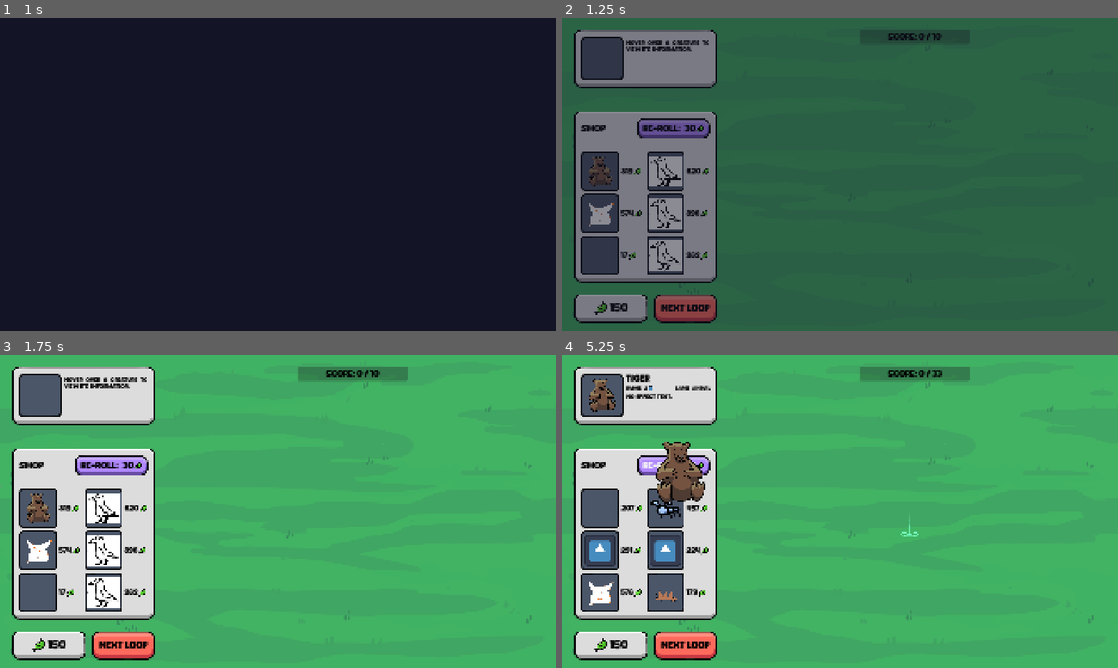
Above: before the commit, frames 1-4 (two rows, left to right).
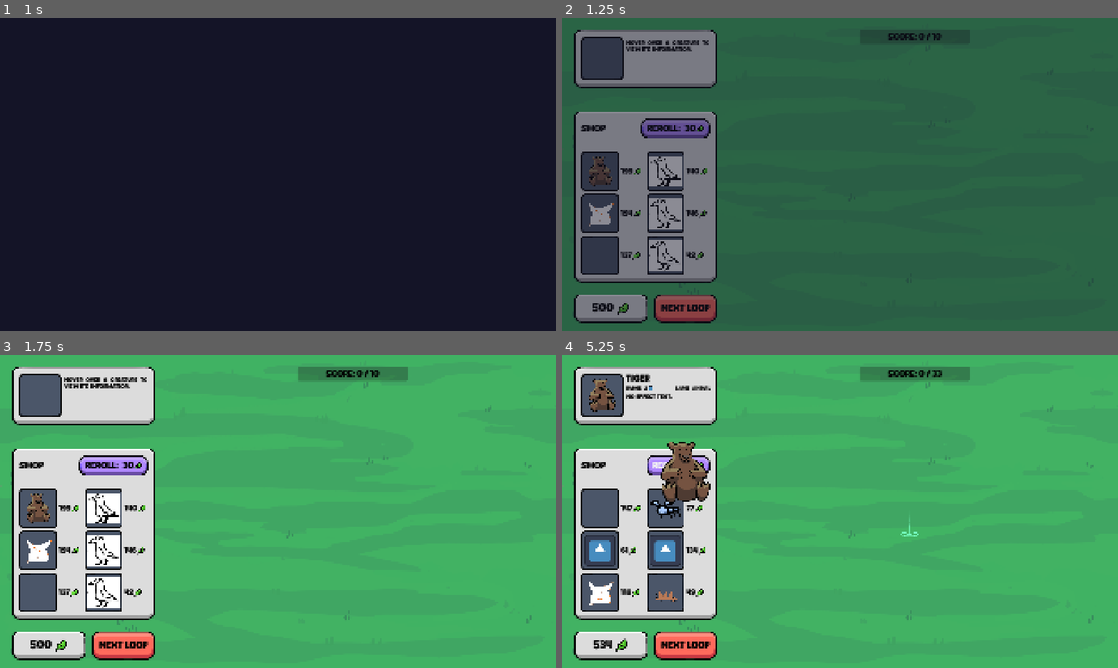
Above: after the commit, the same moments.

Repository: elliotfontaine/gmtk-2025-submission
Game: Godot game, scene res://scenes/main_menu.tscn
The game is run twice, just before and just after one commit, with the same random seed, the same clock (stepped at 60 frames per second) and the same inputs. The engine's default icon, where the game draws it, is replaced by a stand-in: a white triangle on a blue panel in a dark square.
Inputs (mouse positions are in pixels of both pictures, inside the frame that each line leads up to):
- Up to frame 1 (1 s): click "play." at 0.5 s
- Up to frame 2 (1.25 s): no input
- Up to frame 3 (1.75 s): click "RE-ROLL: 30" (after the commit: "REROLL: 30") at 1.25 s
- Up to frame 4 (5.25 s): click "Next Loop" at 2 s; click "Next Loop" at 2.75 s; click (612, 508) at 3.52 s; click "RE-ROLL: 30" (after the commit: "REROLL: 30") at 4.25 s; click "RE-ROLL: 30" (after the commit: "REROLL:36") at 5 s

Frame 1 is identical in both runs. In frame 2, 0.5% of the frame differs, in the area x 5-27%, y 32-95%; in frame 3, 0.6%; in frame 4, 1.6%, in the area x 5-27%, y 27-95%.

Commit message:
added money (#43)

Diff:
--- a/scenes/ui/shop_item.gd
+++ b/scenes/ui/shop_item.gd
@@ -1,5 +1,6 @@
 @tool
 extends Control
+class_name ShopItem
 
 signal pressed
 
--- a/scenes/ui/shop_panel.gd
+++ b/scenes/ui/shop_panel.gd
@@ -1,8 +1,10 @@
 extends PanelContainer
+class_name ShopPanel
 
-signal floating_creature_asked(species: SpeciesResource)
+signal floating_creature_asked(item:ShopItem)
 signal item_hovered(species: SpeciesResource)
 signal item_exited
+signal rerolled
 
 ## Creative for the shop means you can add any registered creature for free
 @export var creative: bool = false
@@ -11,9 +13,9 @@
 
 @onready var grid_container := %GridContainer
 @onready var sfx_click: AudioStreamPlayer = %SFX_Click
+@onready var re_roll: Button = %ReRoll
 
 const ITEM_SCENE := preload("res://scenes/ui/shop_item.tscn")
-
 
 func _ready() -> void:
 	if creative:
@@ -25,18 +27,22 @@
 		# TODO: iDK, I guess maybe it should me managed by the World Scene, since
 		# it's gonna fill it mutiple times.
 
-func _on_item_hovered(item) -> void:
+func _on_item_hovered(item:ShopItem) -> void:
 	# TODO: show "- Price" after currency count
 	item_hovered.emit(item.species)
 
-func _on_item_exited(item) -> void:
+func _on_item_exited(item:ShopItem) -> void:
 	item_exited.emit()
 
-func _on_item_pressed(item) -> void:
-	floating_creature_asked.emit(item.species)
+func _on_item_pressed(item:ShopItem) -> void:
+	floating_creature_asked.emit(item) #connected in inspector
 	sfx_click.play()
 
 func _on_re_roll_pressed() -> void:
+	rerolled.emit() #connected in inspector to world
+
+##called by world
+func do_reroll() -> void:
 	clear_items()
 	populate_shop()
 
@@ -48,7 +54,7 @@
 
 func clear_items() -> void:
 	print_debug("clear")
-	for item in grid_container.get_children():
+	for item:ShopItem in grid_container.get_children():
 		grid_container.remove_child(item)
 		item.queue_free()
 
@@ -56,7 +62,7 @@
 	var species: SpeciesResource = Constants.get_species_by_id(id)
 	var new_item: Control = ITEM_SCENE.instantiate()
 	new_item.species = species
-	new_item.price = randi_range(10,999)
+	new_item.price = randi_range(40,199)
 	add_shop_item(new_item)
 	new_item.mouse_entered.connect(_on_item_hovered.bind(new_item))
 	new_item.mouse_exited.connect(_on_item_exited.bind(new_item))
--- a/scenes/ui/shop_panel.tscn
+++ b/scenes/ui/shop_panel.tscn
@@ -10,8 +10,6 @@
 [ext_resource type="Resource" uid="uid://dodlsy8vfx76n" path="res://resources/species/crow.tres" id="7_4i0u3"]
 [ext_resource type="Resource" uid="uid://bnr020mddktae" path="res://resources/species/grass.tres" id="8_udh10"]
 [ext_resource type="Resource" uid="uid://biaj8l2hd8kum" path="res://resources/species/badger.tres" id="9_qjhny"]
-
-[sub_resource type="StyleBoxEmpty" id="StyleBoxEmpty_wxg4i"]
 
 [node name="ShopPanel" type="PanelContainer"]
 custom_minimum_size = Vector2(480, 0)
@@ -33,18 +31,15 @@
 layout_mode = 2
 text = "Shop"
 
-[node name="NegativeSpace" type="Panel" parent="VBoxContainer/Header"]
+[node name="ReRoll" type="Button" parent="VBoxContainer/Header"]
+unique_name_in_owner = true
 layout_mode = 2
-size_flags_horizontal = 3
-theme_override_styles/panel = SubResource("StyleBoxEmpty_wxg4i")
-
-[node name="ReRoll" type="Button" parent="VBoxContainer/Header"]
-layout_mode = 2
+size_flags_horizontal = 10
 focus_mode = 0
 theme_type_variation = &"SmallPurpleButton"
 theme_override_constants/h_separation = 0
 theme_override_constants/icon_max_width = 28
-text = "RE-ROLL:  30"
+text = "REROLL:  30"
 icon = ExtResource("3_g0um3")
 icon_alignment = 2
 
--- a/scenes/world.gd
+++ b/scenes/world.gd
@@ -19,6 +19,8 @@
 @onready var sfx_player: AudioStreamPlayer2D = $SFX_Player
 
 @onready var initial_camera_zoom :float = camera.zoom.x
+@onready var currency_count: Label = %CurrencyCount
+@onready var shop_panel: ShopPanel = %ShopPanel
 
 ##placeholder system: length of wait times
 var game_speed: float = 0.8
@@ -39,6 +41,7 @@
 var hovered_creature: Creature
 
 func _ready() -> void:
+	money = money #(to trigger label update)
 	next_level()
 
 ##to call whenever you affect the number of creatures in the loop
@@ -122,7 +125,10 @@
 
 	await do_on_loop_end_actions()
 
+
 	print("scored this loop: ",score_current)
+	reroll_price = 30
+	money += 50
 
 #region creature action matchers
 
@@ -544,11 +550,16 @@
 	creature_card.species = null
 	update_creature_positions(false)
 
-func _on_shop_panel_floating_creature_asked(species: SpeciesResource) -> void:
-	set_floating_creature(species)
+func _on_shop_panel_floating_creature_asked(item: ShopItem) -> void:
+	if money > item.price:
+		current_item_price = item.price
+		set_floating_creature(item.species)
+	else:
+		pass
 
 func _on_slot_pressed(index: int) -> void:
 	if floating_creature.species != null:
+		money -= current_item_price
 		add_creature(1, floating_creature.species.id, index)
 		unset_floating_creature()
 
@@ -585,3 +596,25 @@
 	)
 
 #endregion
+
+#region money management
+
+var money :int = 500:
+	set(val):
+		money = val
+		currency_count.text = str(money)
+
+var current_item_price :int = 0
+
+var reroll_price :int = 30
+
+#endregion
+
+
+func _on_shop_panel_rerolled() -> void:
+	if money > reroll_price:
+		money -= reroll_price
+		shop_panel.do_reroll()
+
+		reroll_price += (reroll_price/5)
+		shop_panel.re_roll.text = "REROLL:" + str(reroll_price)
--- a/scenes/world.tscn
+++ b/scenes/world.tscn
@@ -84,6 +84,7 @@
 theme_override_styles/panel = SubResource("StyleBoxEmpty_tlwt5")
 
 [node name="ShopPanel" parent="UI/MarginContainer/HBoxContainer/LeftSideUI" instance=ExtResource("3_aqk2v")]
+unique_name_in_owner = true
 layout_mode = 2
 
 [node name="VBoxContainer" type="HBoxContainer" parent="UI/MarginContainer/HBoxContainer/LeftSideUI"]
@@ -98,16 +99,17 @@
 theme_override_constants/separation = 7
 alignment = 1
 
+[node name="CurrencyCount" type="Label" parent="UI/MarginContainer/HBoxContainer/LeftSideUI/VBoxContainer/CurrencyContainer/HBoxContainer"]
+unique_name_in_owner = true
+layout_mode = 2
+theme_override_font_sizes/font_size = 40
+text = "150"
+vertical_alignment = 1
+
 [node name="CurrencySymbol" type="TextureRect" parent="UI/MarginContainer/HBoxContainer/LeftSideUI/VBoxContainer/CurrencyContainer/HBoxContainer"]
 layout_mode = 2
 texture = ExtResource("8_4mrxx")
 expand_mode = 3
-
-[node name="CurrencyCount" type="Label" parent="UI/MarginContainer/HBoxContainer/LeftSideUI/VBoxContainer/CurrencyContainer/HBoxContainer"]
-layout_mode = 2
-theme_override_font_sizes/font_size = 40
-text = "150"
-vertical_alignment = 1
 
 [node name="NextLoopButton" type="Button" parent="UI/MarginContainer/HBoxContainer/LeftSideUI/VBoxContainer"]
 layout_mode = 2
@@ -147,4 +149,5 @@
 [connection signal="floating_creature_asked" from="UI/MarginContainer/HBoxContainer/LeftSideUI/ShopPanel" to="." method="_on_shop_panel_floating_creature_asked"]
 [connection signal="item_exited" from="UI/MarginContainer/HBoxContainer/LeftSideUI/ShopPanel" to="." method="_on_shop_panel_item_exited"]
 [connection signal="item_hovered" from="UI/MarginContainer/HBoxContainer/LeftSideUI/ShopPanel" to="." method="_on_shop_panel_item_hovered"]
+[connection signal="rerolled" from="UI/MarginContainer/HBoxContainer/LeftSideUI/ShopPanel" to="." method="_on_shop_panel_rerolled"]
 [connection signal="pressed" from="UI/MarginContainer/HBoxContainer/LeftSideUI/VBoxContainer/NextLoopButton" to="." method="_on_next_loop_button_pressed"]
Not shown: 1 places in scenes/ui/shop_panel.tscn that only renumber resources
